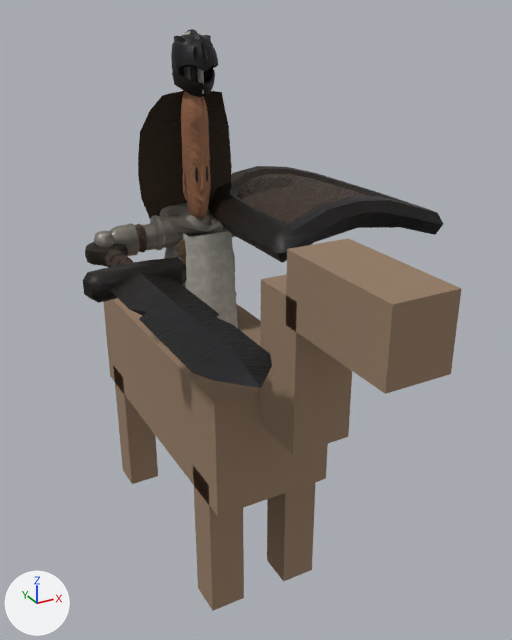
Two versions of the glTF model csharp/Unciv.Godot/Packs/units/models/unit/Conquistador.glb, one commit apart.
Camera for both pictures: a camera (50 mm lens) standing at (-0.472, -1.059, 0.935) and looking at (0.046, -0.116, 0.464). The axes (+X, +Y, +Z) are drawn at lower left. The lights are the same throughout. The first picture is the older version. Where no turn or scale is listed for an object, it has been applied to the vertices. Vertices at exactly the same position are counted once.

Objects in the first picture: '1H_Sword', 'Badge_Shield', 'HorseMesh', 'Knight_Cape', 'Knight_Helmet', 'Warrior'.
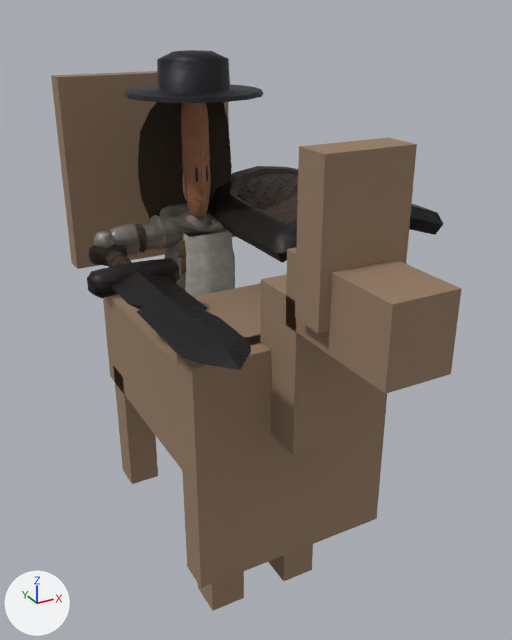
What differs and where, as boxes (x1, y1, x2, y2) in the pictures (512 x 640 px):
'HorseMesh', reshaped (14% wider, 45% taller)
    before: (103, 238, 462, 611)
    after: (51, 71, 462, 611)
'Warrior', reshaped
    before: (94, 31, 238, 328)
    after: (94, 50, 263, 296)
'1H_Sword', moved, rescaled (13% narrower, 14% shorter)
    before: (83, 242, 272, 388)
    after: (87, 244, 251, 370)
'Knight_Helmet', deleted
    before: (171, 29, 218, 97)
part 1 of me_horse, added (brown)
    after: (177, 334, 387, 588)
part 2 of me_horse, added (brown)
    after: (51, 71, 229, 269)
part 3 of me_horse, added (brown)
    after: (151, 283, 262, 354)
part 4 of me_horse, added (brown)
    after: (295, 138, 417, 333)
part 5 of me_mesh_skinned, added
    after: (124, 50, 263, 103)
part 6 of me_mesh_skinned, deleted
    before: (184, 31, 204, 94)

The change, as a diff of the scene's bpy script:
```diff
--- a/csharp/Unciv.Godot/Packs/units/models/unit/Conquistador.glb.py
+++ b/csharp/Unciv.Godot/Packs/units/models/unit/Conquistador.glb.py
@@ me_horse @@
 # used by ob_horsemesh; location = (0.0, 0.0, 0.0)
-me_horse.from_pydata(...)  # 64 vertices, 96 faces; spans x -0.1..0.1, y -0.56..0.325, z 0.0..0.67
+me_horse.from_pydata(...)  # 96 vertices, 144 faces; spans x -0.16..0.16, y -0.56..0.325, z 0.0..0.83
+# me_horse part 1: a new loose piece, a box spanning x -0.16..0.16, y -0.325..-0.275, z 0.16..0.52, in mat_horse (brown #957c65)
+# me_horse part 2: a new loose piece, a box spanning x -0.16..0.16, y 0.2..0.24, z 0.49..0.83, in mat_horse (brown #957c65)
+# me_horse part 3: a new loose piece, a box spanning x -0.13..0.13, y -0.3..-0.1, z 0.48..0.52, in mat_horse (brown #957c65)
+# me_horse part 4: a new loose piece, a box spanning x -0.06..0.06, y -0.455..-0.405, z 0.6..0.8, in mat_horse (brown #957c65)
 me_horse.materials.append(mat_horse)
@@ me_mesh_skinned @@
 # used by ob_warrior; location = (0.0, 0.0, 0.38)
-me_mesh_skinned.from_pydata(...)  # 2453 vertices, 4564 faces; spans x -0.178..0.178, y -0.058..0.057, z 0.0..0.524
+me_mesh_skinned.from_pydata(...)  # 2491 vertices, 4640 faces; spans x -0.178..0.178, y -0.11..0.107, z 0.0..0.496
+# me_mesh_skinned part 5: a new loose piece of 82 vertices spanning x -0.108..0.108, y -0.11..0.107, z 0.433..0.496, in mat_iron
+# me_mesh_skinned part 6: the loose piece of 44 vertices spanning x -0.013..0.013, y -0.037..0.035, z 0.428..0.524 is deleted
 me_mesh_skinned.materials.append(mat_bronze)
@@ me_mesh_skinned @@
 me_mesh_skinned.materials.append(mat_teamcolor)
+me_mesh_skinned.materials.append(mat_iron)
@@ ob_1h_sword @@
 ob_1h_sword = bpy.data.objects.new('1H_Sword', me_mesh_1h_sword)
-ob_1h_sword.location = (-0.164, -0.087, 0.584)
+ob_1h_sword.location = (-0.164, -0.086, 0.584)
 ob_1h_sword.rotation_euler = (1.571, 0.0, 0.0)  # degrees (90, 0, 0)
-ob_1h_sword.scale = (0.3, 0.3, 0.3)
+ob_1h_sword.scale = (0.268, 0.268, 0.268)
@@ ob_knight_helmet @@
-ob_knight_helmet = bpy.data.objects.new('Knight_Helmet', me_mesh_knight_helmet)
-ob_knight_helmet.location = (0.0, 0.0, 0.819)
```
